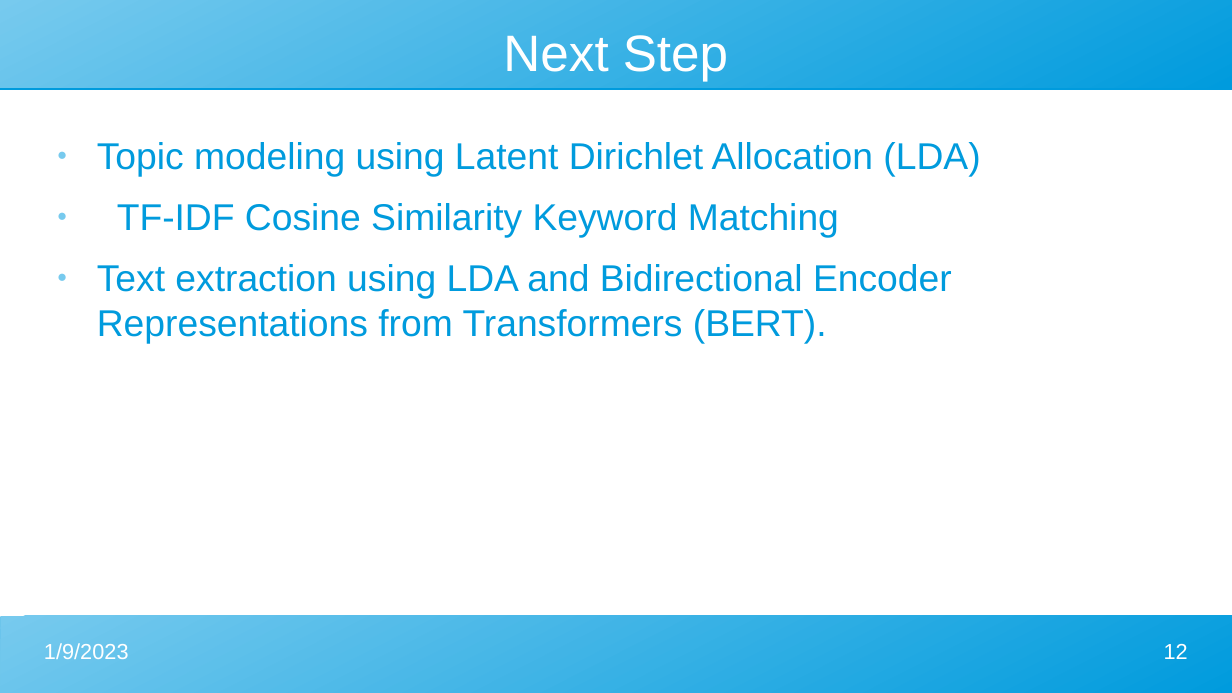
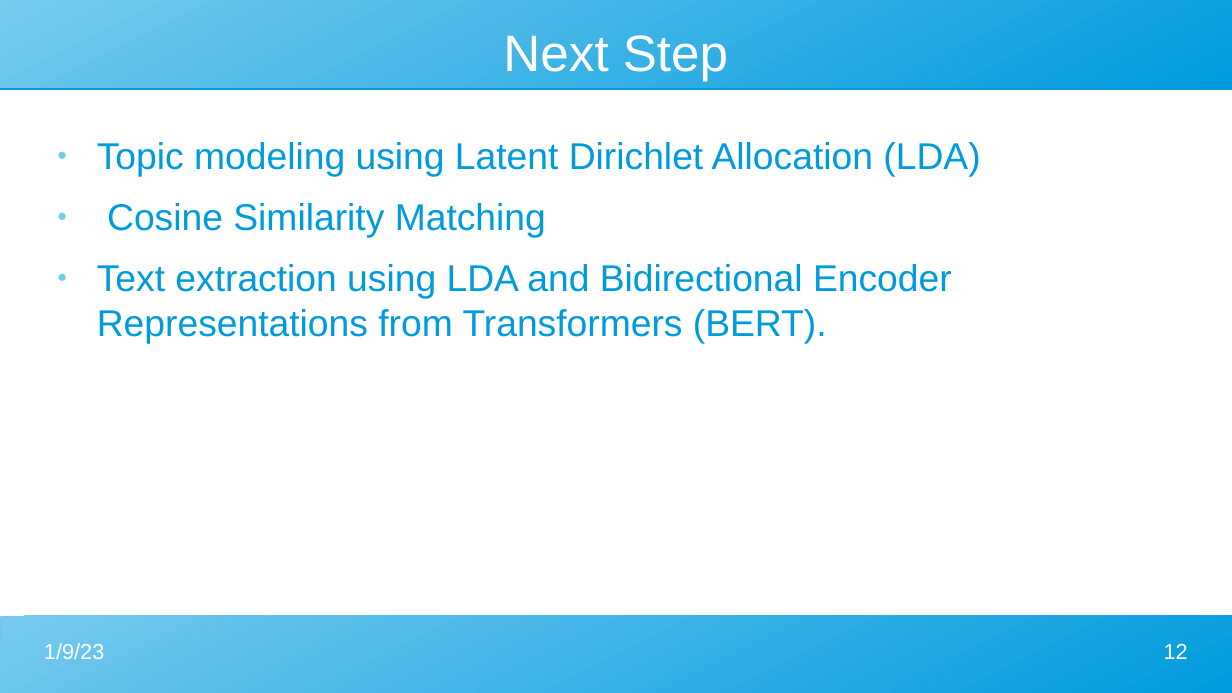
Before and after one commit to Madjeisah/NLP-Interview-Task, a slide deck: slide 12 of presentation.odp. Drawn at 1232x693 pixels with LibreOffice and Linux fonts; fonts in the diff are those of the drawing. Boxes give left, top, right and bottom in pixels: in the first picture for what was removed or moved away, otherwise in the second. Text is boxed around its words. In the diff, an @@ line names an element or a change of style, - is before the commit and + after.

```diff
--- a/presentation.odp
+++ b/presentation.odp
@@ text at [107, 203, 546, 238]: text changed @@
-● TF-IDF Cosine Similarity Keyword Matching
+● Cosine Similarity Matching
@@ text at [44, 643, 104, 659]: text changed @@
-1/9/2023
+1/9/23
```
Also in this commit, not shown: 11 other slides changed, 1 slide removed.
